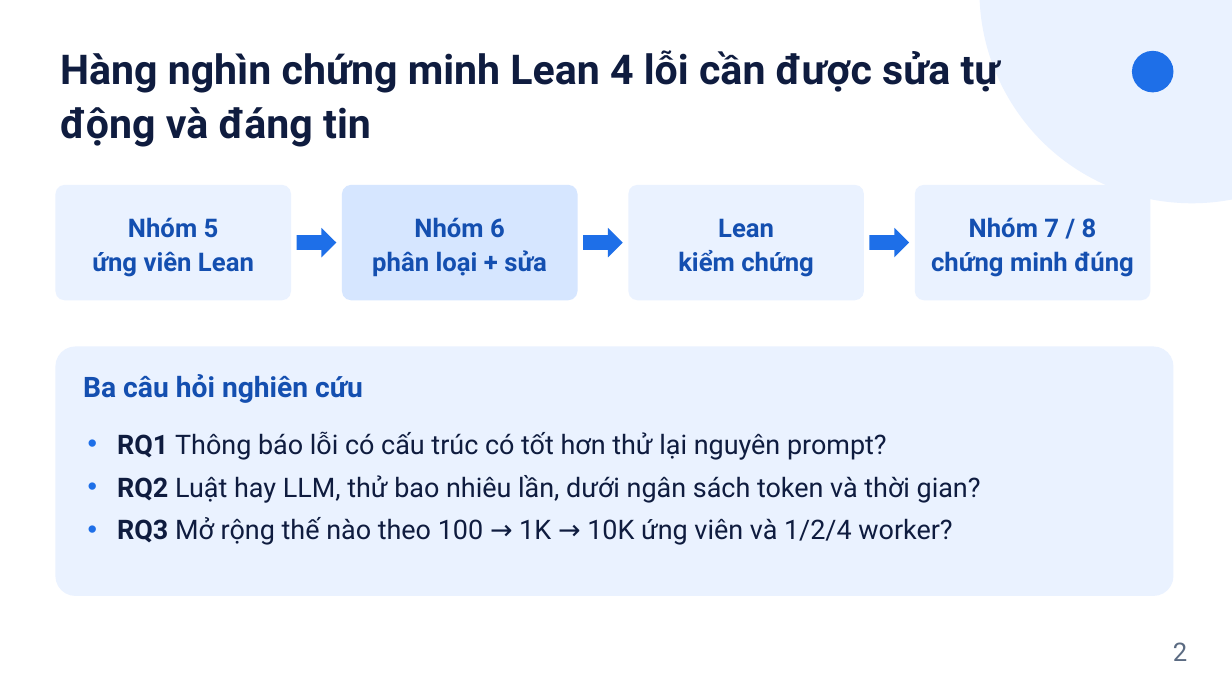
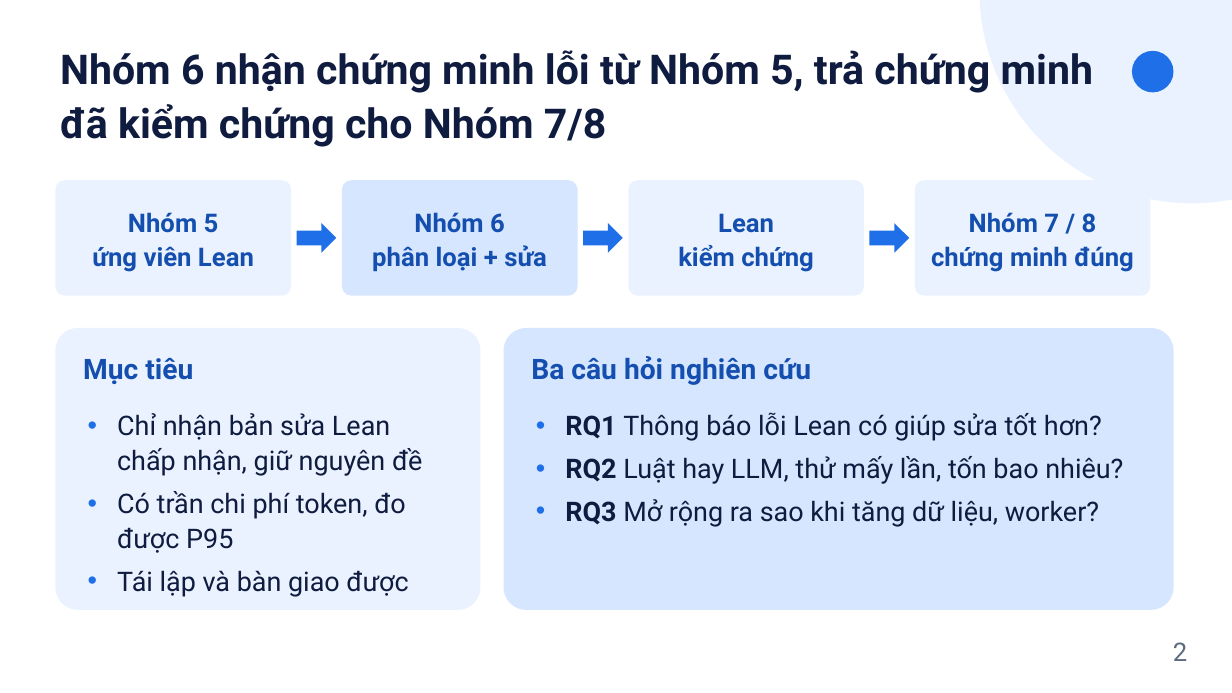
Before and after one commit to tamdv/ai4math-verifier-guided-repair, a slide deck: slide 2 of slides/Slides_Nhom6_VerifierRepair.pptx. Drawn at 1232x693 pixels with LibreOffice and Linux fonts; fonts in the diff are those of the drawing. Boxes give left, top, right and bottom in pixels: in the first picture for what was removed or moved away, otherwise in the second. Text is boxed around its words. In the diff, an @@ line names an element or a change of style, - is before the commit and + after.

```diff
--- a/slides/Slides_Nhom6_VerifierRepair.pptx
+++ b/slides/Slides_Nhom6_VerifierRepair.pptx
@@ text at (60,50,1093,147): text changed @@
-Hàng nghìn chứng minh Lean 4 lỗi cần được sửa tự động và đáng tin
+Nhóm 6 nhận chứng minh lỗi từ Nhóm 5, trả chứng minh đã kiểm chứng cho Nhóm 7/8
@@ 4 texts, 4 rounded rectangles, 3 right arrows: place and size @@
-4 texts, 4 rounded rectangles, 3 right arrows at (55,185,1151,300)
+4 texts, 4 rounded rectangles, 3 right arrows at (55,180,1151,296)
@@ rounded rectangle: place and size @@
-rounded rectangle at (55,347,1174,596)
+rounded rectangle at (55,328,481,610)
@@ rounded rectangle added at (504,328,1174,610), fill #D6E6FF @@
@@ text added at (83,357,193,384), 22 pt, text #144FB0, bold @@
+Mục tiêu
@@ text "Ba câu hỏi nghiên cứu": place and size @@
-text "Ba câu hỏi nghiên cứu" at (83,374,363,403)
+text "Ba câu hỏi nghiên cứu" at (531,356,811,385)
@@ text at (117,413,422,597): text changed @@
-• RQ1 Thông báo lỗi có cấu trúc có tốt hơn thử lại nguyên prompt?
-• RQ2 Luật hay LLM, thử bao nhiêu lần, dưới ngân sách token và thời gian?
-• RQ3 Mở rộng thế nào theo 100 → 1K → 10K ứng viên và 1/2/4 worker?
+• Chỉ nhận bản sửa Lean chấp nhận, giữ nguyên đề
+• Có trần chi phí token, đo được P95
+• Tái lập và bàn giao được
@@ text added at (565,412,1123,484), 21 pt, text #0F1C3F @@
+• RQ1 Thông báo lỗi Lean có giúp sửa tốt hơn?
+• RQ2 Luật hay LLM, thử mấy lần, tốn bao nhiêu?
+• RQ3 Mở rộng ra sao khi tăng dữ liệu, worker?
```
Also in this commit, not shown: 11 other slides changed, 3 slides added, 4 slides removed, 6 other files.
